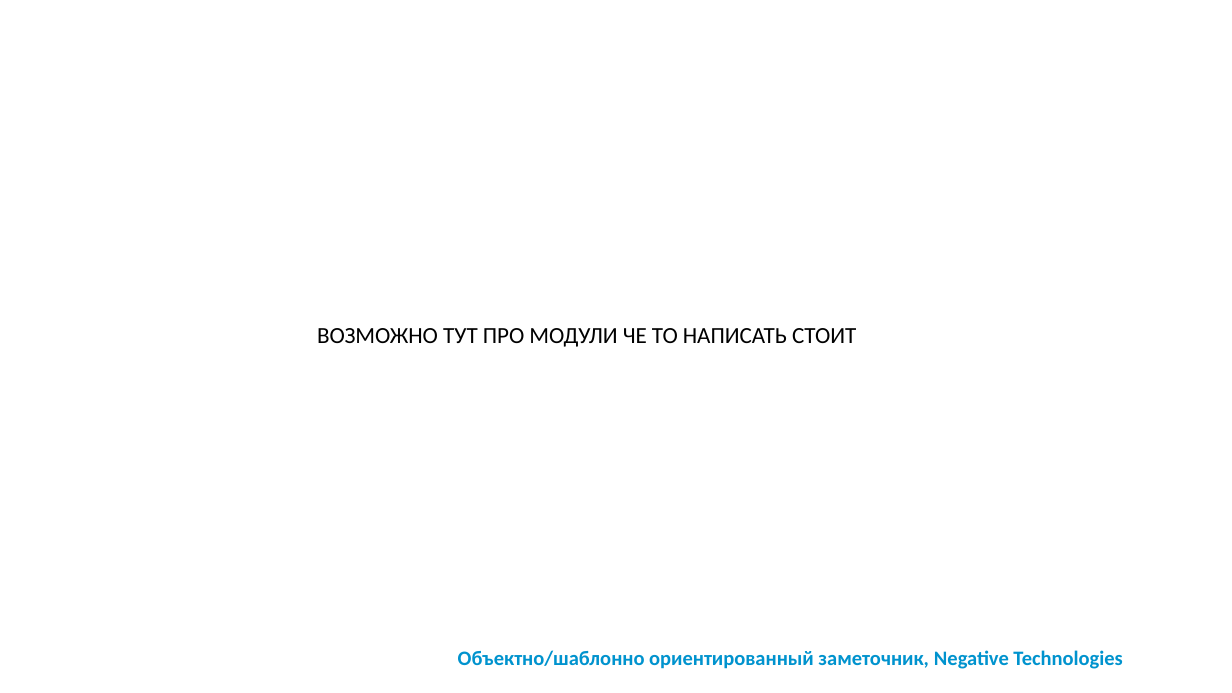
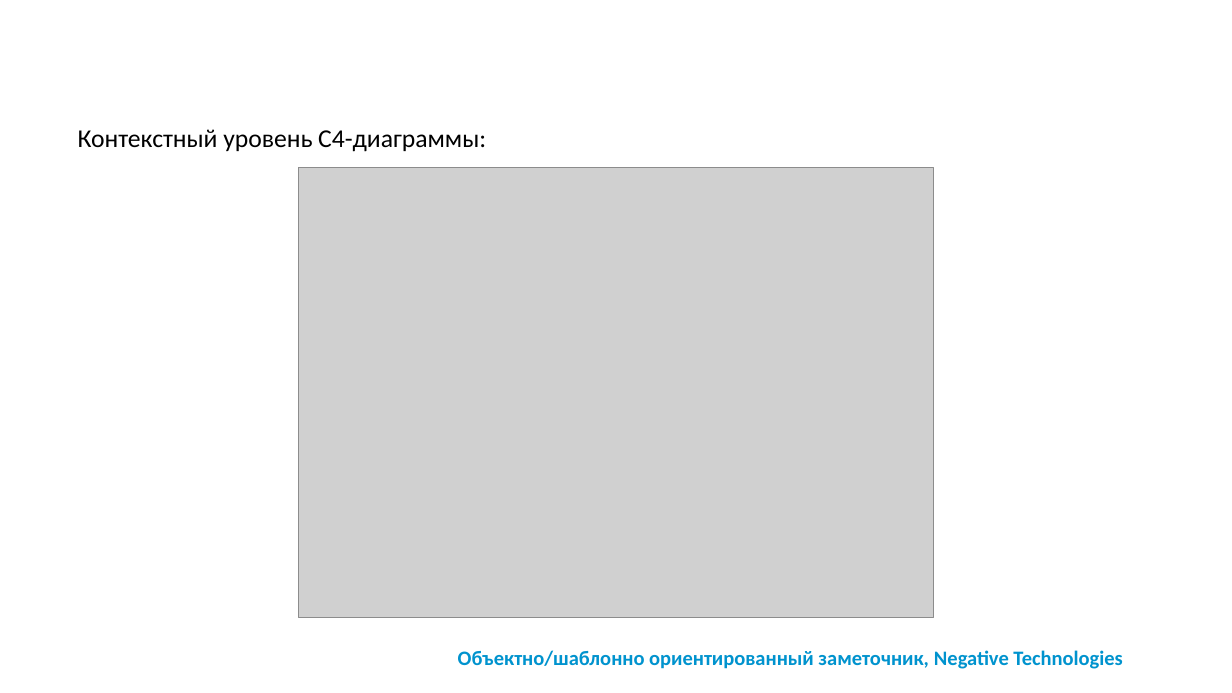
Before and after one commit to Tomashaytis/tonpad-report, a slide deck: slide 8 of Приложение Tonpad.pptx. Drawn at 1232x693 pixels with LibreOffice and Linux fonts; fonts in the diff are those of the drawing; grey boxes stand for pictures; background and template pictures are left out. Boxes give left, top, right and bottom in pixels: in the first picture for what was removed or moved away, otherwise in the second. Text is boxed around its words. In the diff, an @@ line names an element or a change of style, - is before the commit and + after.

```diff
--- a/Приложение Tonpad.pptx
+++ b/Приложение Tonpad.pptx
@@ text added at (x1=78, y1=129, x2=486, y2=152), 20 pt, text #000000 @@
+Контекстный уровень C4-диаграммы:
@@ picture added at (x1=299, y1=168, x2=934, y2=618) @@
@@ text removed at (x1=317, y1=328, x2=856, y2=347) @@
-ВОЗМОЖНО ТУТ ПРО МОДУЛИ ЧЕ ТО НАПИСАТЬ СТОИТ
```
Also in this commit, not shown: 4 other slides changed, 2 slides added, 2 other files.
